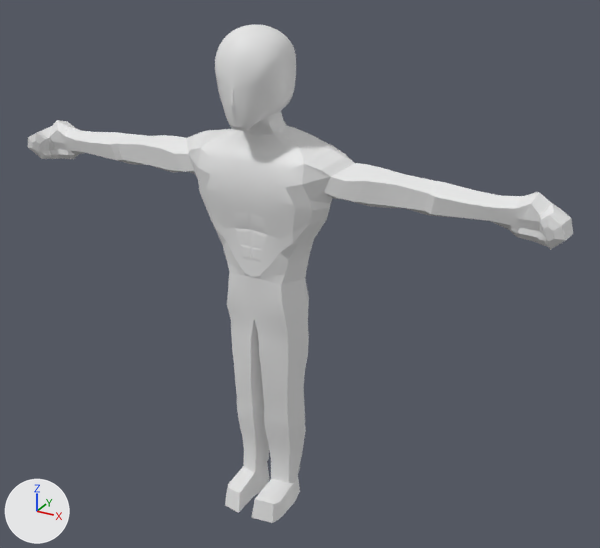
Before and after pictures for a commit that changed the Blender file BlenderProjects/LordGrover.blend.
One viewpoint serves both versions: a camera (50 mm lens) standing at (9.77, -15.64, 14.72) and looking at (0.54, 1.15, 6.33). The axes (+X, +Y, +Z) are drawn at lower left. The lights are the same throughout. The older version comes first.

The older version as bpy lines, for what is in view:
```python
me_cube = bpy.data.meshes.new('Cube')
me_cube.from_pydata(...)  # 2304 vertices, 2336 faces; spans x -7.1..7.1, y -0.89..1.41, z -0.05..12.44
me_cube.polygons.foreach_set('use_smooth', [True] * 2336)
me_plane = bpy.data.meshes.new('Plane')
me_plane.from_pydata(...)  # 726 vertices, 663 faces; spans x -6.04..6.04, y -3.86..1.01, z -2.0..0.05
me_plane_004 = bpy.data.meshes.new('Plane.004')
me_plane_004.from_pydata(...)  # 64 vertices, 60 faces; spans x 0.0..1.19, y -4.07..-3.79, z -1.96..-0.12
ob_cube = bpy.data.objects.new('Cube', me_cube)
ob_cube.location = (0.0, 0.0, 0.0)
ob_plane = bpy.data.objects.new('Plane', me_plane)
ob_plane.location = (0.0, -0.48, 9.3)
ob_plane.rotation_euler = (1.571, 0.0, 0.0)  # degrees (90, 0, 0)
ob_plane.hide_set(True)
ob_plane_003 = bpy.data.objects.new('Plane.003', me_plane_004)
ob_plane_003.location = (0.0, -0.49, 9.38)
ob_plane_003.rotation_euler = (1.571, 0.0, 0.0)  # degrees (90, 0, 0)
_m = ob_plane_003.modifiers.new('Mirror', 'MIRROR')
_m.merge_threshold = 0.024
ob_plane_003.hide_set(True)
```
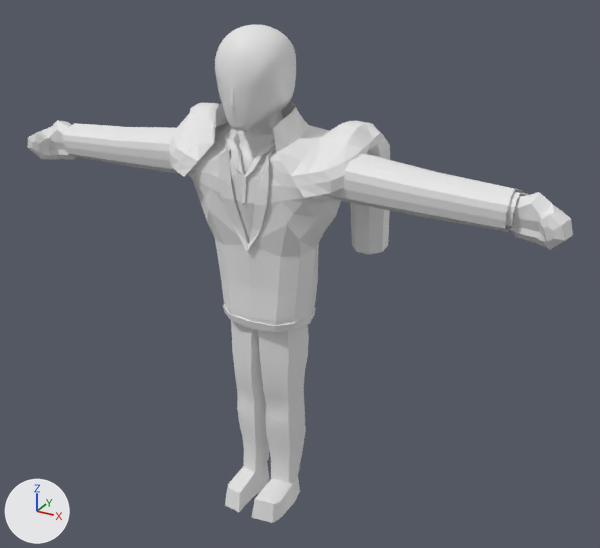
The edits, one by one:
me_cube has 2304 vertices, 2336 faces and spans x -7.1..7.1, y -0.89..1.41, z -0.05..12.44.
me_cube is used by ob_cube; location (0.0, 0.0, 0.0).
me_cube part 1: 425 of 2304 vertices moved; they spanned x -7.1..7.1, y -0.84..1.26, z 0.01..9.86 and now span x -7.1..7.1, y -0.82..1.25, z 0.01..9.86; mean shift (0.0, 0.01, 0.01); largest move (-0.18, -0.11, 3.06) -> (-0.18, -0.01, 3.04).
Mesh me_circle_002 is new.
It has 98 vertices, 83 faces, 1 loose edge and spans x -0.02..2.61, y -0.69..2.46, z 6.97..10.72.
Object 'Plane' (ob_plane) is now shown.
Object 'Plane.003' (ob_plane_003) is now shown.
Object 'Circle.002' (ob_circle_002) is new; it shows me_circle_002.
Its location is (0.0, 0.0, 0.0).
It gains a MIRROR modifier named 'Mirror'.
Modifier setting: merge_threshold = 0.1.

Boxes [x1, y1, x2, y2] around the edits, measured in the pictures (600 x 548 px; the box of a moved part takes in the faces that stretch with it):
'Cube', reshaped
    before: [28, 25, 573, 523]
    after: [27, 25, 573, 523]
'Plane', shown
    after: [62, 123, 528, 325]
'Circle.002', added
    after: [169, 101, 390, 254]
'Plane.003', shown
    after: [223, 304, 316, 332]
part 1 of me_cube, moved or reshaped
    before: [28, 120, 573, 513]
    after: [27, 120, 573, 513]
